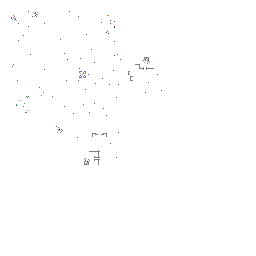
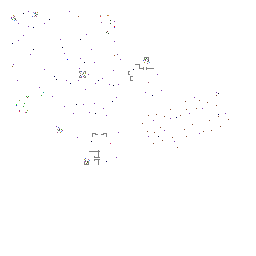
Comparing the layer stacks of the two w=256, h=256 images. Changes:
painted on "stuff" over box(12, 13, 229, 162)
